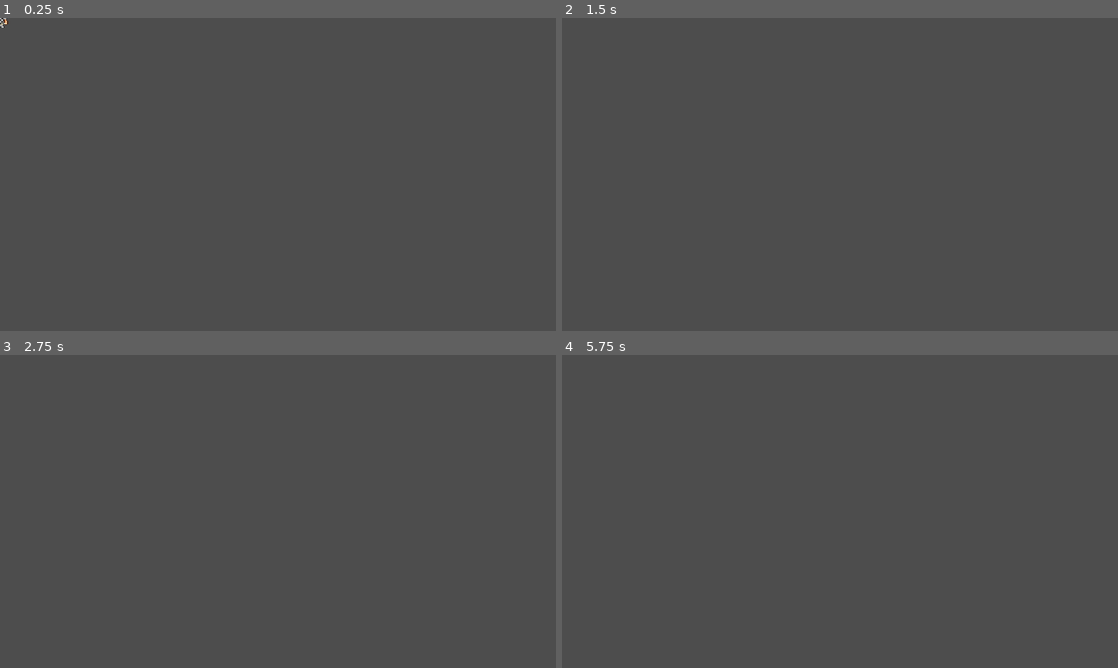
Above: before the commit, frames 1-4 (two rows, left to right).
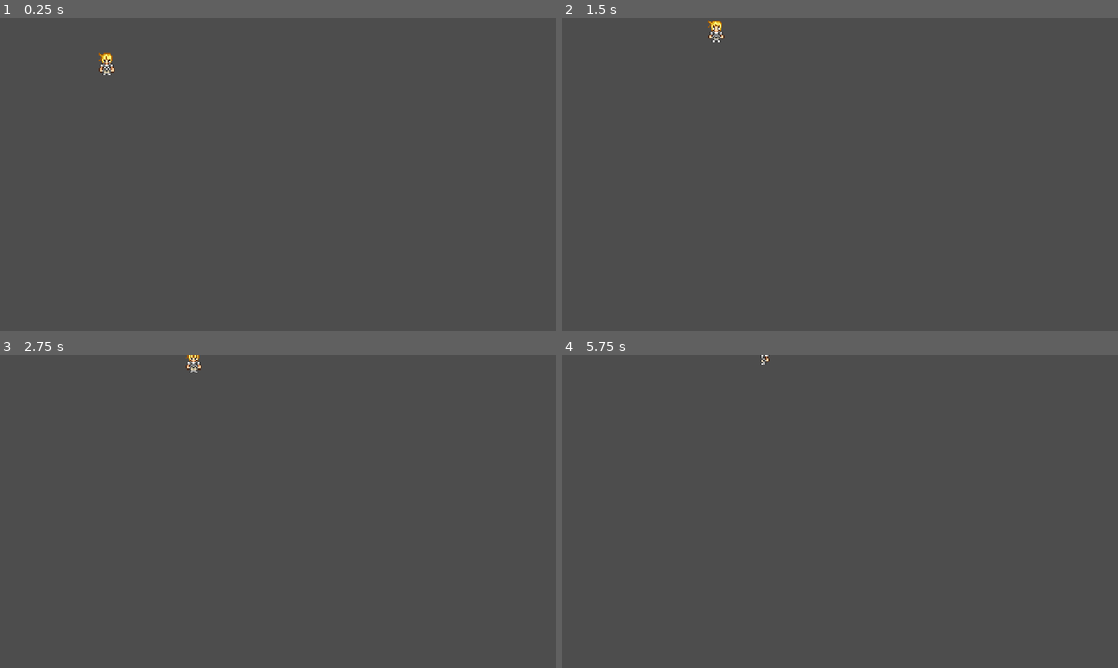
Above: after the commit, the same moments.

Repository: IvanGiovany/Beating-Drake
Game: Godot game, scene res://playground.tscn
The game is run twice, just before and just after one commit, with the same random seed, the same clock (stepped at 60 frames per second) and the same inputs.
Inputs:
- Up to frame 1 (0.25 s): no input
- Up to frame 2 (1.5 s): tap Enter at 0.5 s; hold W (Up) 0.53-1.28 s; hold D (Rigth) 0.53-1.28 s; hold S (Down) from 1.28 s (still down); tap D (Rigth) at 1.35 s
- Up to frame 3 (2.75 s): release S (Down) at 2.03 s; hold W (Up) from 2.03 s (still down); hold D (Rigth) from 2.03 s (still down)
- Up to frame 4 (5.75 s): release D (Rigth) at 2.78 s; tap D (Rigth) at 2.85, 4.35 s; tap Space at 3.5, 5 s; release W (Up) at 3.53 s; hold D (Rigth) 3.53-4.28 s; hold A (Left) 3.53-5.03 s; tap Enter at 4.25 s; hold S (Down) from 5.03 s (still down); hold D (Rigth) from 5.03 s (still down)

The runs differ from the first frame. In frame 1, 0.2% of the frame differs, in the area x 0-21%, y 0-19%; in frame 2, 0.1%; in frame 3, 0.1%; in frame 4, less than 0.1%.

Commit message:
Push-player movement and animation
Has Bugs and need to structure it better

Diff:
--- a/Game/Player/Player.tscn
+++ b/Game/Player/Player.tscn
@@ -6,6 +6,21 @@
 [sub_resource type="CapsuleShape2D" id="CapsuleShape2D_iivfw"]
 radius = 5.0
 height = 12.0
+
+[sub_resource type="Animation" id="Animation_36bxj"]
+length = 0.001
+tracks/0/type = "value"
+tracks/0/imported = false
+tracks/0/enabled = true
+tracks/0/path = NodePath("Sprite2D:frame_coords")
+tracks/0/interp = 1
+tracks/0/loop_wrap = true
+tracks/0/keys = {
+"times": PackedFloat32Array(0),
+"transitions": PackedFloat32Array(1),
+"update": 1,
+"values": [Vector2i(7, 0)]
+}
 
 [sub_resource type="Animation" id="Animation_vfbow"]
 resource_name = "idle_down"
@@ -22,23 +37,6 @@
 "transitions": PackedFloat32Array(1),
 "update": 1,
 "values": [7]
-}
-
-[sub_resource type="Animation" id="Animation_2o4jl"]
-resource_name = "idle_up"
-length = 0.2
-loop_mode = 1
-tracks/0/type = "value"
-tracks/0/imported = false
-tracks/0/enabled = true
-tracks/0/path = NodePath("Sprite2D:frame")
-tracks/0/interp = 1
-tracks/0/loop_wrap = true
-tracks/0/keys = {
-"times": PackedFloat32Array(0),
-"transitions": PackedFloat32Array(1),
-"update": 1,
-"values": [1]
 }
 
 [sub_resource type="Animation" id="Animation_6ycfa"]
@@ -75,6 +73,23 @@
 "values": [10]
 }
 
+[sub_resource type="Animation" id="Animation_2o4jl"]
+resource_name = "idle_up"
+length = 0.2
+loop_mode = 1
+tracks/0/type = "value"
+tracks/0/imported = false
+tracks/0/enabled = true
+tracks/0/path = NodePath("Sprite2D:frame")
+tracks/0/interp = 1
+tracks/0/loop_wrap = true
+tracks/0/keys = {
+"times": PackedFloat32Array(0),
+"transitions": PackedFloat32Array(1),
+"update": 1,
+"values": [1]
+}
+
 [sub_resource type="Animation" id="Animation_w7cib"]
 resource_name = "walk_down"
 length = 0.6
@@ -93,8 +108,11 @@
 "values": [Vector2i(7, 0), Vector2i(6, 0), Vector2i(8, 0), Vector2i(7, 0)]
 }
 
-[sub_resource type="Animation" id="Animation_36bxj"]
-length = 0.001
+[sub_resource type="Animation" id="Animation_xhjqi"]
+resource_name = "walk_left"
+length = 0.6
+loop_mode = 1
+step = 0.2
 tracks/0/type = "value"
 tracks/0/imported = false
 tracks/0/enabled = true
@@ -102,10 +120,28 @@
 tracks/0/interp = 1
 tracks/0/loop_wrap = true
 tracks/0/keys = {
-"times": PackedFloat32Array(0),
-"transitions": PackedFloat32Array(1),
+"times": PackedFloat32Array(0, 0.2, 0.4, 0.6),
+"transitions": PackedFloat32Array(1, 1, 1, 1),
 "update": 1,
-"values": [Vector2i(7, 0)]
+"values": [Vector2i(10, 0), Vector2i(9, 0), Vector2i(11, 0), Vector2i(10, 0)]
+}
+
+[sub_resource type="Animation" id="Animation_6xmnk"]
+resource_name = "walk_right"
+length = 0.6
+loop_mode = 1
+step = 0.2
+tracks/0/type = "value"
+tracks/0/imported = false
+tracks/0/enabled = true
+tracks/0/path = NodePath("Sprite2D:frame_coords")
+tracks/0/interp = 1
+tracks/0/loop_wrap = true
+tracks/0/keys = {
+"times": PackedFloat32Array(0, 0.2, 0.4, 0.6),
+"transitions": PackedFloat32Array(1, 1, 1, 1),
+"update": 1,
+"values": [Vector2i(4, 0), Vector2i(3, 0), Vector2i(5, 0), Vector2i(4, 0)]
 }
 
 [sub_resource type="Animation" id="Animation_befst"]
@@ -126,42 +162,6 @@
 "values": [Vector2i(1, 0), Vector2i(0, 0), Vector2i(2, 0), Vector2i(0, 0)]
 }
 
-[sub_resource type="Animation" id="Animation_xhjqi"]
-resource_name = "walk_left"
-length = 0.6
-loop_mode = 1
-step = 0.2
-tracks/0/type = "value"
-tracks/0/imported = false
-tracks/0/enabled = true
-tracks/0/path = NodePath("Sprite2D:frame_coords")
-tracks/0/interp = 1
-tracks/0/loop_wrap = true
-tracks/0/keys = {
-"times": PackedFloat32Array(0, 0.2, 0.4, 0.6),
-"transitions": PackedFloat32Array(1, 1, 1, 1),
-"update": 1,
-"values": [Vector2i(10, 0), Vector2i(9, 0), Vector2i(11, 0), Vector2i(10, 0)]
-}
-
-[sub_resource type="Animation" id="Animation_08bhh"]
-resource_name = "walk_right"
-length = 0.6
-loop_mode = 1
-step = 0.2
-tracks/0/type = "value"
-tracks/0/imported = false
-tracks/0/enabled = true
-tracks/0/path = NodePath("Sprite2D:frame_coords")
-tracks/0/interp = 1
-tracks/0/loop_wrap = true
-tracks/0/keys = {
-"times": PackedFloat32Array(0, 0.2, 0.4, 0.6),
-"transitions": PackedFloat32Array(1, 1, 1, 1),
-"update": 1,
-"values": [Vector2i(4, 0), Vector2i(5, 0), Vector2i(5, 0), Vector2i(4, 0)]
-}
-
 [sub_resource type="AnimationLibrary" id="AnimationLibrary_urb86"]
 _data = {
 "RESET": SubResource("Animation_36bxj"),
@@ -171,11 +171,12 @@
 "idle_up": SubResource("Animation_2o4jl"),
 "walk_down": SubResource("Animation_w7cib"),
 "walk_left": SubResource("Animation_xhjqi"),
-"walk_right": SubResource("Animation_08bhh"),
+"walk_right": SubResource("Animation_6xmnk"),
 "walk_up": SubResource("Animation_befst")
 }
 
 [node name="Player" type="CharacterBody2D"]
+position = Vector2(92, 41)
 script = ExtResource("1_c7elq")
 
 [node name="CollisionShape2D" type="CollisionShape2D" parent="."]
--- a/Game/Player/Scripts/Player.gd
+++ b/Game/Player/Scripts/Player.gd
@@ -1,16 +1,53 @@
 class_name Player extends CharacterBody2D
-var move_speed : float = 100.0
 
-#gay nibber
+
+var states = ["walk","idle"]
+var move_speed : float = 50.0
+var cardinal_direction = {Vector2.LEFT : "left", Vector2.RIGHT : "right", Vector2.DOWN : "down", Vector2.UP : "up"}
+var facing = ""
+var direction : Vector2 = Vector2.ZERO
+var current_state = "idle"; var counter = false
+@onready var animation_player = $AnimationPlayer
+@onready var sprite_2d = $Sprite2D
+
+
+
 func _ready():
 	pass
 func _process(delta):
-	var  direction : Vector2 = Vector2.ZERO
 	direction.x = Input.get_action_strength("Rigth") - Input.get_action_strength("Left")
 	direction.y = Input.get_action_strength("Down") - Input.get_action_strength("Up")
-
+	detect_state_change()
+	set_direction()
+	update_animation()
 	velocity = direction * move_speed
-
 
 func _physics_process(delta):
 	move_and_slide()
+
+func set_direction():
+	if direction.x > 0 and direction.y == 0:
+		facing = cardinal_direction[Vector2.RIGHT]
+	if direction.x < 0 and direction.y == 0:
+		facing = cardinal_direction[Vector2.LEFT]
+	if direction.y > 0 and direction.x == 0:
+		facing = cardinal_direction[Vector2.DOWN]
+	if direction.y < 0 and direction.x == 0:
+		facing = cardinal_direction[Vector2.UP]
+func detect_state_change():
+	if direction == Vector2.ZERO:
+		idle_state()
+		return
+	walk_state()
+	pass
+
+func idle_state():
+	current_state = states[1]
+	direction = Vector2.ZERO
+
+func walk_state():
+	current_state = states[0]
+	pass
+func update_animation():
+	animation_player.play(current_state + "_" + facing)
+	pass
